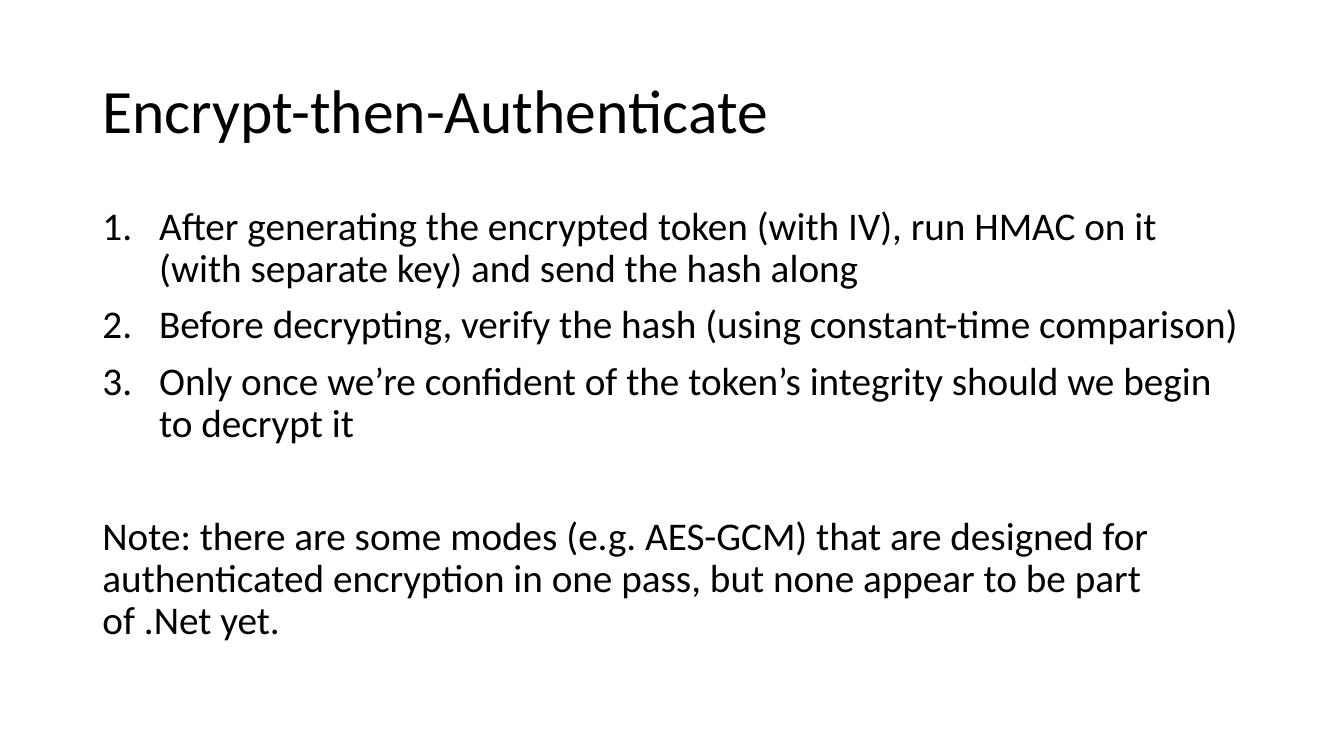
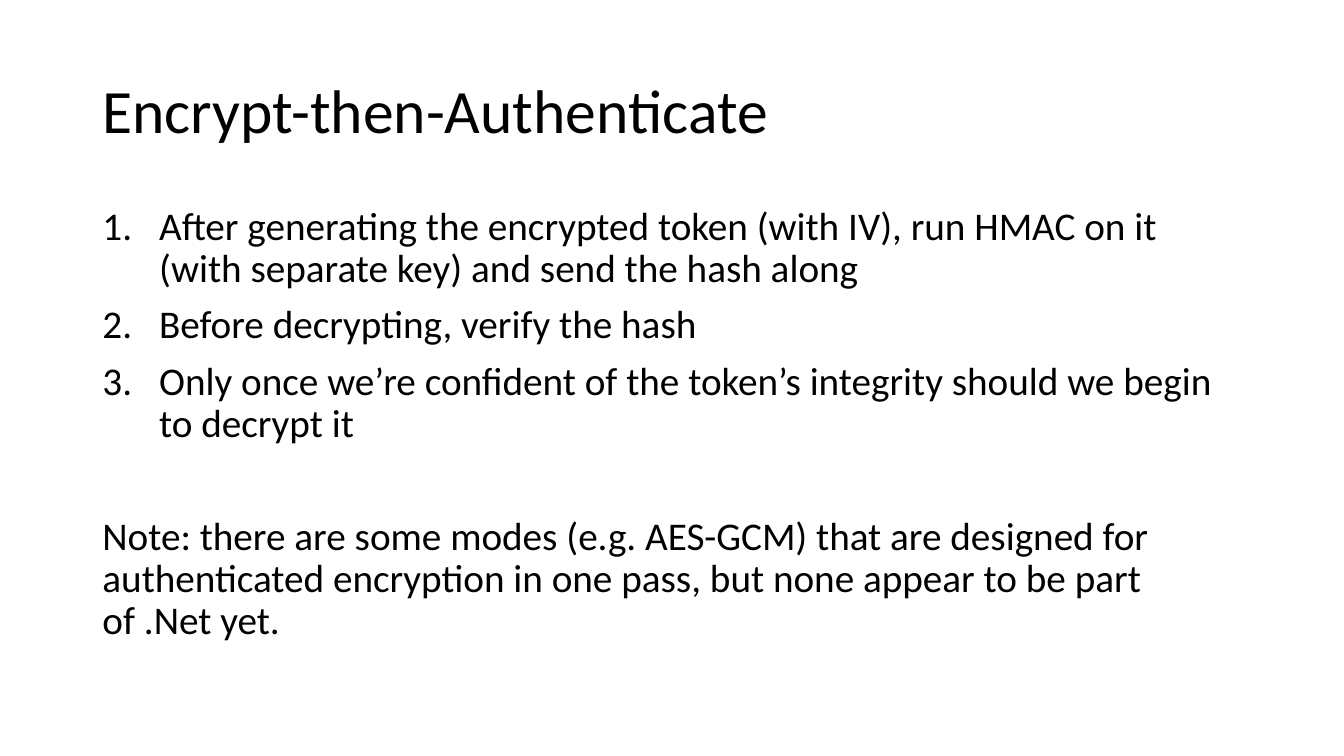
Before and after one commit to explunit/crypto-pitfalls, a slide deck: slide 8 of Presentation/Crypto-Pitfalls.pptx. Drawn at 1344x756 pixels with LibreOffice and Linux fonts; fonts in the diff are those of the drawing. Boxes give left, top, right and bottom in pixels: in the first picture for what was removed or moved away, otherwise in the second. Text is boxed around its words. In the diff, an @@ line names an element or a change of style, - is before the commit and + after.

```diff
--- a/Presentation/Crypto-Pitfalls.pptx
+++ b/Presentation/Crypto-Pitfalls.pptx
@@ text at (159,310,696,345): text changed @@
-2. Before decrypting, verify the hash (using constant-time comparison)
+2. Before decrypting, verify the hash
```
Also in this commit, not shown: 1 slide added, 1 other file.
